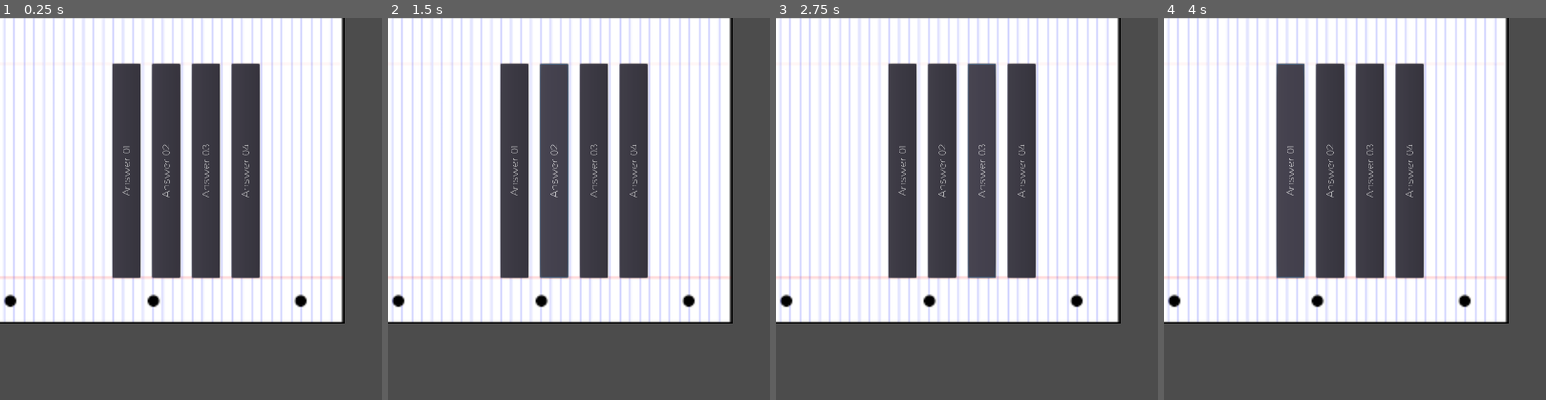
Above: before the commit, frames 1-4 (left to right).
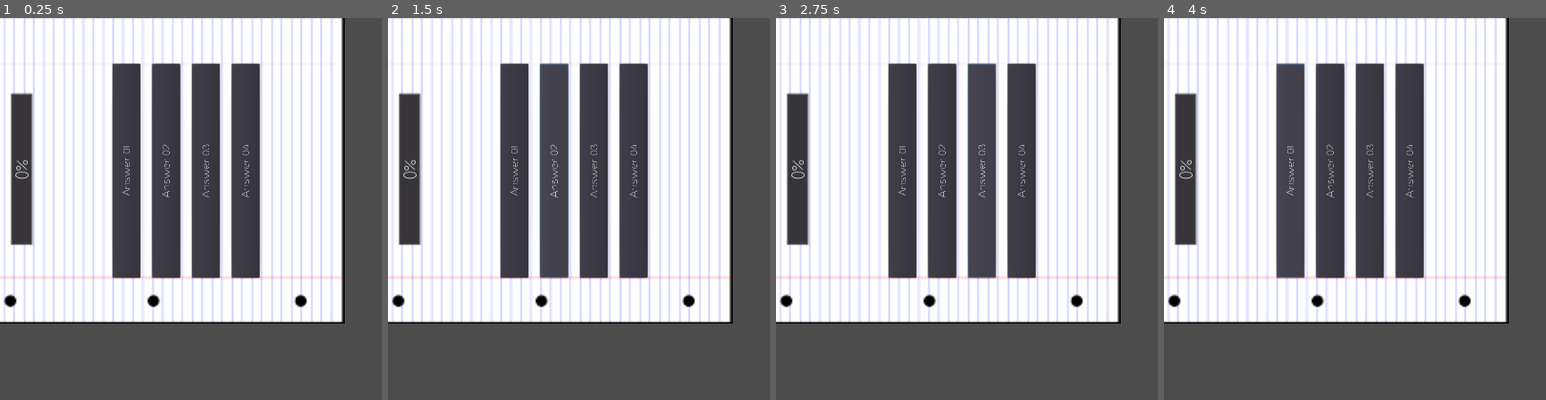
Above: after the commit, the same moments.

Repository: MasterKitten/Addicting-FlashCard-Learning
Game: Godot game, scene res://Scenes/Game Modes/Question & Answer.tscn
Same seed, same stepped clock (60 frames per second), same inputs: the game is played once before the commit and once after it. This scene is started directly instead of the project's main scene.
Inputs:
- Up to frame 1 (0.25 s): no input
- Up to frame 2 (1.5 s): click "Answer 01" at 0.5 s; click "Answer 02" at 1.25 s
- Up to frame 3 (2.75 s): click "Answer 03" at 2 s
- Up to frame 4 (4 s): click "Answer 04" at 2.75 s; click "Answer 01" at 3.5 s
The pictures show only the part of the screen within x 0-50%, y 0-50%; the shares and areas given below are measured in that part.

The runs differ from the first frame. In frame 1, 2.4% of the frame differs, in the area x 2-9%, y 19-60%; in frame 2, 2.4%; in frame 3, 2.4%; in frame 4, 2.4%.
Error in both runs: Invalid get index '0' (on base: 'Array'). (res://Scenes/Game)

Commit message:
Small bug fix
Also added a progress bar, makes the person feel good!

Diff:
--- a/Schodot/Extra Scenes/Butt.gd
+++ b/Schodot/Extra Scenes/Butt.gd
@@ -5,6 +5,7 @@
 func _on_Button_pressed():
 	# Edit the groups
 	get_parent().get_parent().get_parent().get_node("Selected Group").text = "Selected Group: " + self.text
+	print(ItemThing)
 	get_parent().get_parent().get_parent().SelectedGroup = self.ItemThing
 	get_parent().get_parent().get_parent().Pingas()
 	# Edit the items
--- a/Schodot/Extra Scenes/Button.tscn
+++ b/Schodot/Extra Scenes/Button.tscn
@@ -1,12 +1,11 @@
 [gd_scene load_steps=3 format=2]
 
 [ext_resource path="res://Extra Scenes/Butt.gd" type="Script" id=1]
-[ext_resource path="res://Font/Rawengulksans.tres" type="DynamicFont" id=2]
+[ext_resource path="res://Font/Smaller_Rawengulksans.tres" type="DynamicFont" id=2]
 
 [node name="Button" type="Button"]
 margin_right = 12.0
 margin_bottom = 20.0
-rect_scale = Vector2( 0.625, 0.625 )
 custom_fonts/font = ExtResource( 2 )
 text = "test"
 script = ExtResource( 1 )
--- a/Schodot/Extra Scenes/Label.tscn
+++ b/Schodot/Extra Scenes/Label.tscn
@@ -1,7 +1,7 @@
 [gd_scene load_steps=4 format=2]
 
 [ext_resource path="res://Extra Scenes/Label.gd" type="Script" id=1]
-[ext_resource path="res://Font/Rawengulksans.tres" type="DynamicFont" id=2]
+[ext_resource path="res://Font/Smaller_Rawengulksans.tres" type="DynamicFont" id=2]
 
 [sub_resource type="StyleBoxFlat" id=1]
 bg_color = Color( 0.6, 0.6, 0.6, 0 )
@@ -9,7 +9,6 @@
 [node name="Label" type="Button"]
 margin_right = 330.0
 margin_bottom = 20.0
-rect_scale = Vector2( 0.5, 0.5 )
 custom_fonts/font = ExtResource( 2 )
 custom_styles/normal = SubResource( 1 )
 text = "test"
--- /dev/null
+++ b/Schodot/Font/Smaller_Rawengulksans.tres
@@ -0,0 +1,7 @@
+[gd_resource type="DynamicFont" load_steps=2 format=2]
+
+[ext_resource path="res://Font/Rawengulksans-8g8B.otf" type="DynamicFontData" id=1]
+
+[resource]
+use_filter = true
+font_data = ExtResource( 1 )
--- a/Schodot/Scenes/Creation.gd
+++ b/Schodot/Scenes/Creation.gd
@@ -83,26 +83,35 @@
 		while SelectedGroup < Answers.size():
 			while i < Answers[SelectedGroup].size():
 				Answers[SelectedGroup].remove(i)
-				Answerss[i].queue_free()
 				i += 1
 			SelectedGroup += 1
+	i = 0
+	while i < Answerss.size():
+		Answerss[i].queue_free()
+		i += 1
 	var Questionss = QuestionGroup.get_children()
 	i = 0
 	SelectedGroup = 0
 	if Questions.size() != 0:
-		while SelectedGroup < Answers.size():
+		while SelectedGroup < Questions.size():
 			while i < Questions[SelectedGroup].size():
 				Questions[SelectedGroup].remove(i)
-				Questionss[i].queue_free()
 				i += 1
 			SelectedGroup += 1
+	i = 0
+	while i < Questionss.size():
+		Questionss[i].queue_free()
+		i += 1
 	var Groupss = Group.get_children()
 	i = 0
 	if (Groups.size() != 0):
 		while i < Groups.size():
 			Groups.remove(i)
-			Groupss[i].queue_free()
-			i += 1
+			i += 1
+	i = 0
+	while i < Groupss.size():
+		Groupss[i].queue_free()
+		i += 1
 
 	# Load the file line by line and process that dictionary to restore
 	# the object it represents.
@@ -223,17 +232,21 @@
 func _on_Delete_Group_pressed():
 	# if a group is selected...
 	if (SelectedGroup != -1):
+		# Remove it!
 		Groups.remove(SelectedGroup)
 		Answers.remove(SelectedGroup)
 		Questions.remove(SelectedGroup)
+		# So my code broke somehow, and this was the solution.
+		for x in Group.get_children():
+			x.queue_free()
 		var i = 0
-		var Items = Group.get_children()
-		Items[i].queue_free()
-		Items = Group.get_children()
-		# Setting numbers for selection
-		while i < Items.size():
-			Items[i].ItemThing = i - 1
-			i += 1
+		while i < Groups.size():
+			var Item = Butt.instance()
+			Item.text = Groups[i]
+			Item.ItemThing = i
+			Group.add_child(Item)
+			i += 1
+		i = 0
 	else:
 		print("Select A Group!")
 
--- a/Schodot/Scenes/Creation.tscn
+++ b/Schodot/Scenes/Creation.tscn
@@ -1,8 +1,9 @@
-[gd_scene load_steps=4 format=2]
+[gd_scene load_steps=5 format=2]
 
 [ext_resource path="res://Scenes/Creation.gd" type="Script" id=1]
 [ext_resource path="res://Extra Scenes/Button.tscn" type="PackedScene" id=2]
 [ext_resource path="res://Extra Scenes/Label.tscn" type="PackedScene" id=3]
+[ext_resource path="res://Font/Smaller_Rawengulksans.tres" type="DynamicFont" id=4]
 
 [node name="Creation" type="Control"]
 anchor_right = 1.0
@@ -88,6 +89,7 @@
 margin_right = 487.0
 margin_bottom = 95.0
 rect_scale = Vector2( 0.9, 0.9 )
+custom_fonts/font = ExtResource( 4 )
 text = "Delete Selected Group"
 
 [node name="Delete Item" type="Button" parent="Group Stuff"]
@@ -96,6 +98,7 @@
 margin_right = 487.0
 margin_bottom = 120.0
 rect_scale = Vector2( 0.9, 0.9 )
+custom_fonts/font = ExtResource( 4 )
 text = "Delete Selected Item"
 
 [node name="Open Movement" type="Button" parent="Group Stuff"]
@@ -104,6 +107,7 @@
 margin_right = 487.0
 margin_bottom = 145.0
 rect_scale = Vector2( 0.9, 0.9 )
+custom_fonts/font = ExtResource( 4 )
 text = "Open Movement"
 
 [node name="ColorRect" type="ColorRect" parent="Group Stuff"]
--- a/Schodot/Scenes/Game Modes/Question & Answer.gd
+++ b/Schodot/Scenes/Game Modes/Question & Answer.gd
@@ -10,12 +10,30 @@
 var StartTimer = false
 var timer = 0
 
+var TheBarValue = 0
+var Correct = false
+
+onready var TheProgressBar = get_node("ProgressBar")
+onready var CorrectScreen = get_node("Win")
+onready var IncorrectScreen = get_node("Lose")
+
 func _physics_process(delta):
 	if StartTimer == true:
 		timer += delta
+		TheProgressBar.value += delta
+		if Correct == true:
+			TheProgressBar.modulate.b = RNG.randf()
+			TheProgressBar.modulate.g = RNG.randf()
+			TheProgressBar.modulate.r = RNG.randf()
+
+	if TheProgressBar.value >= TheBarValue:
+		TheProgressBar.value = TheBarValue
 	if timer >= 1:
 		get_node("Win").visible = false
 		get_node("Lose").visible = false
+		TheProgressBar.modulate.b = 1
+		TheProgressBar.modulate.g = 1
+		TheProgressBar.modulate.r = 1
 		StartTimer = false
 		timer = 0
 		if (SelectedAnswers.size() == 0 && SelectedQuestions.size() == 0):
@@ -30,8 +48,9 @@
 	while i < SelectedAnswers.size() && !Stop:
 		ShuffledAnswers.append(SelectedAnswers[i])
 		i += 1
+		TheProgressBar.max_value = SelectedAnswers.size()
+	Stop = true
 	ShuffledAnswers.shuffle()
-	Stop = true
 	get_node("Question Text").text = SelectedQuestions[0]
 	i = 0
 	while true:
@@ -48,13 +67,16 @@
 # when a answer is pressed...
 func _on_Answer_pressed(Integer):
 	# Programmer, DO SOMETHING WITH THIS!
+	TheBarValue += 1
 	if get_node("Answer 0" + str(Integer)).text == SelectedAnswers[0]:
 		get_node("Win").visible = true
 		get_node("AudioCorrect").play()
+		Correct = true
 		StartTimer = true
 	if get_node("Answer 0" + str(Integer)).text != SelectedAnswers[0]:
 		get_node("Lose").visible = true
 		get_node("AudioIncorrect").play()
+		Correct = false
 		StartTimer = true
 	SelectedAnswers.remove(0)
 	SelectedQuestions.remove(0)
--- a/Schodot/Scenes/Game Modes/Question & Answer.tscn
+++ b/Schodot/Scenes/Game Modes/Question & Answer.tscn
@@ -10,6 +10,11 @@
 
 [sub_resource type="DynamicFont" id=1]
 size = 20
+use_filter = true
+font_data = ExtResource( 6 )
+
+[sub_resource type="DynamicFont" id=2]
+size = 24
 use_filter = true
 font_data = ExtResource( 6 )
 
@@ -152,6 +157,14 @@
 orbit_velocity_random = 1.0
 color = Color( 1, 0, 0, 1 )
 
+[node name="ProgressBar" type="ProgressBar" parent="."]
+margin_left = 51.0
+margin_top = 31.25
+margin_right = 251.0
+margin_bottom = 61.25
+rect_scale = Vector2( 0.5, 0.5 )
+custom_fonts/font = SubResource( 2 )
+
 [node name="AudioCorrect" type="AudioStreamPlayer" parent="."]
 stream = ExtResource( 3 )
 volume_db = 4.0
Not shown: 1 places in Schodot/Scenes/Game Modes/Question & Answer.tscn that only renumber resources
